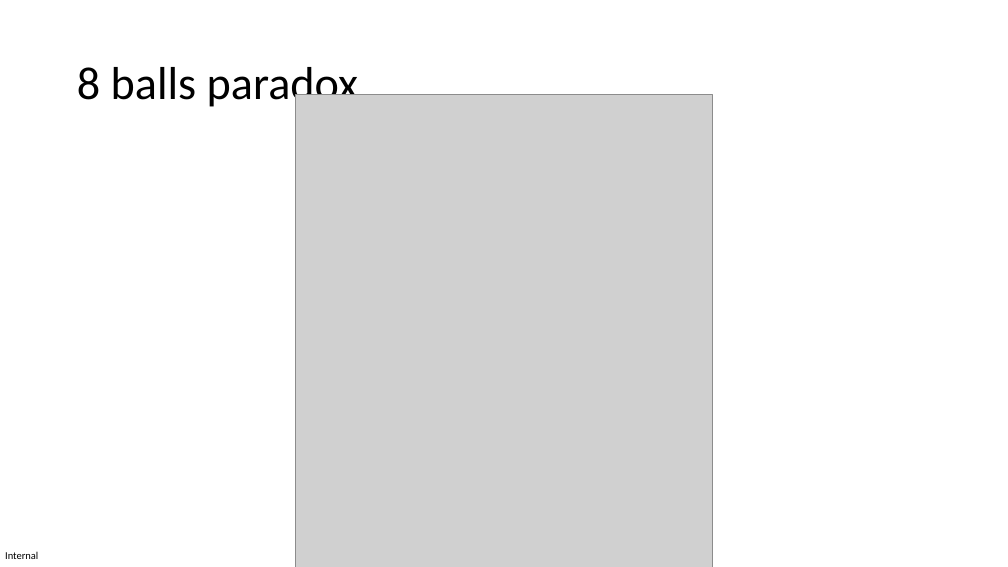
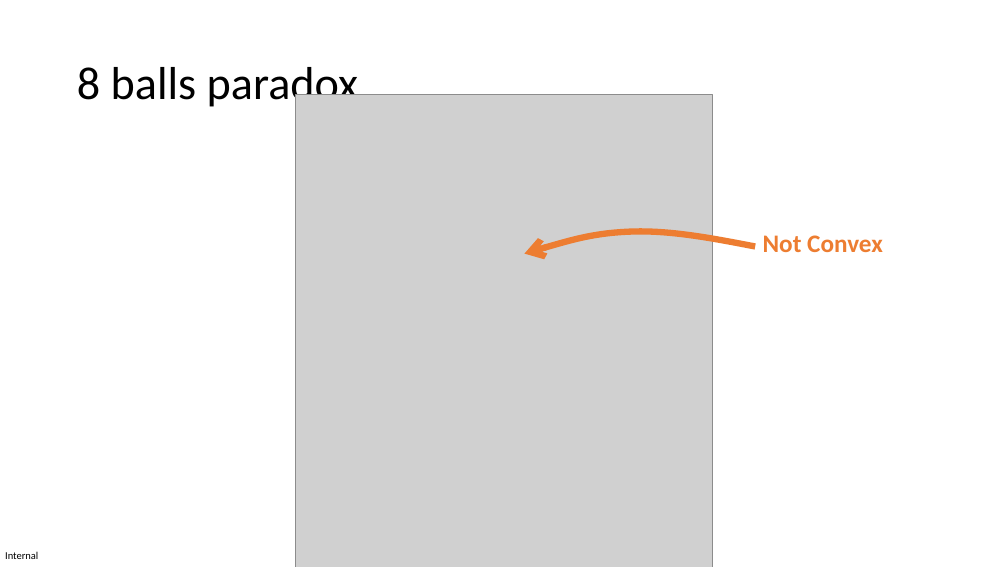
Before and after one commit to MICS-Lab/XmasPresentation2023PRFD, a slide deck: slide 26 of slides_x_mas_2023.pptx. Drawn at 1008x567 pixels with LibreOffice and Linux fonts; fonts in the diff are those of the drawing; grey boxes stand for pictures. Boxes give left, top, right and bottom in pixels: in the first picture for what was removed or moved away, otherwise in the second. Text is boxed around its words. In the diff, an @@ line names an element or a change of style, - is before the commit and + after.

Commit message:
added non convex (legend)

```diff
--- a/slides_x_mas_2023.pptx
+++ b/slides_x_mas_2023.pptx
@@ freeform shape added at (525, 231, 755, 253), outline #ED7D31 6 pt @@
@@ text added at (763, 235, 883, 252), 24 pt, text #ED7D31, bold @@
+Not Convex
```
